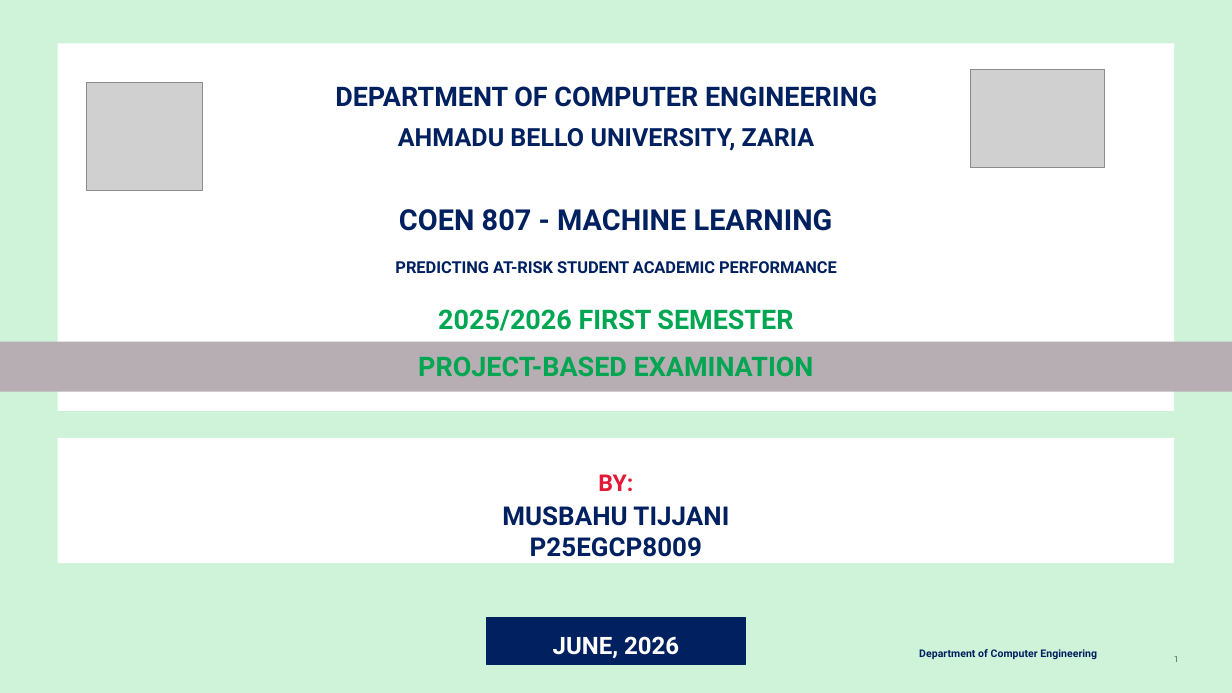
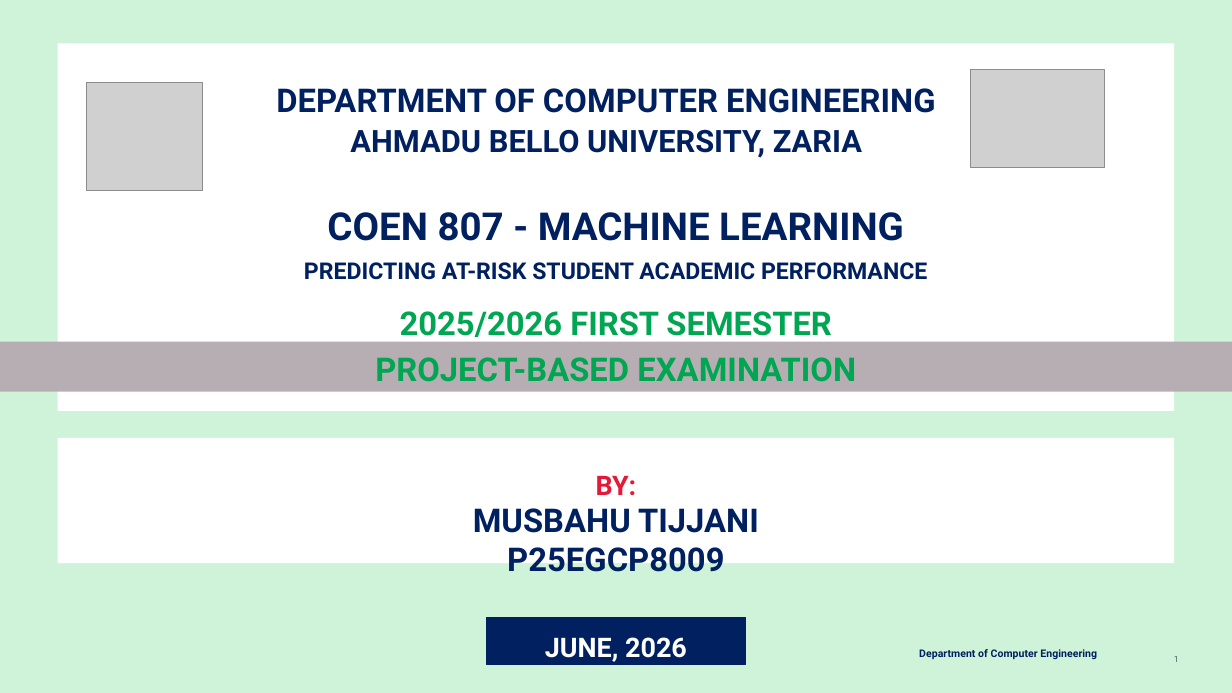
Before and after one commit to MusbahuTijjani/COEN807_Student_Performance_ML, a slide deck: slide 1 of slides/COEN807_Project_Presentation.pptx. Drawn at 1232x693 pixels with LibreOffice and Linux fonts; fonts in the diff are those of the drawing; grey boxes stand for pictures. Boxes give left, top, right and bottom in pixels: in the first picture for what was removed or moved away, otherwise in the second. Text is boxed around its words. In the diff, an @@ line names an element or a change of style, - is before the commit and + after.

```diff
--- a/slides/COEN807_Project_Presentation.pptx
+++ b/slides/COEN807_Project_Presentation.pptx
@@ text "AHMADU BELLO UNIVERSITY, ZARIA" at (350,129,862,158): size 19.5 to 24 pt @@
@@ text "COEN 807 - MACHINE LEARNING" at (327,212,904,241): size 22.5 to 30 pt @@
@@ text "PREDICTING AT-RISK STUDENT ACADEMIC PERFORMANCE" at (304,262,927,280): size 12.8 to 18 pt @@
@@ size 21 to 25.5 pt in 3 elements at (276,88,935,113), (400,311,831,343), (375,357,856,382) @@
@@ text "BY:" at (596,476,637,495): size 18 to 21 pt @@
@@ text "MUSBAHU TIJJANI" at (473,508,759,572): size 20.2 to 25.5 pt @@
@@ text "JUNE, 2026" at (545,637,687,662): size 18.8 to 21 pt @@
```
Also in this commit, not shown: 11 other slides changed, 2 slides added.
